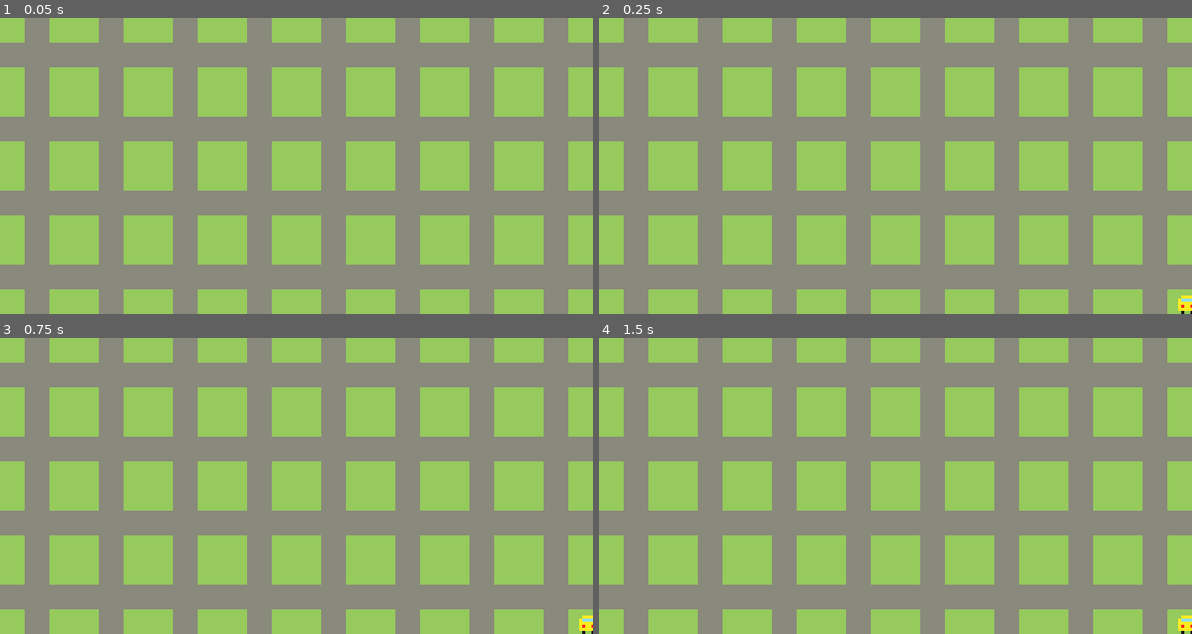
Above: before the commit, frames 1-4 (two rows, left to right).
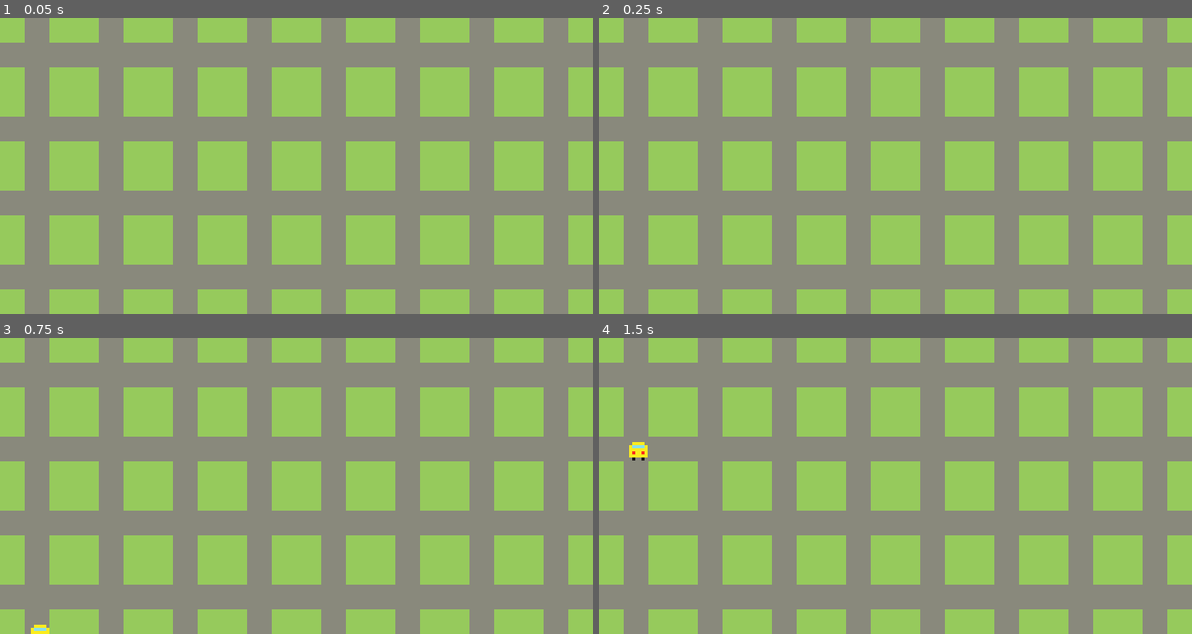
Above: after the commit, the same moments.

Repository: super-repair-bros/super-repair-bros
Game: Godot game, scene res://Scenes/level/level.tscn
Two runs of this game, one before a commit and one after it. Both use one fixed random seed, a clock stepped at 60 frames per second and the inputs below.
Inputs:
- Up to frame 1 (0.05 s): no input
- Up to frame 2 (0.25 s): no input
- Up to frame 3 (0.75 s): tap Enter at 0.5 s; hold D (right) from 0.53 s (still down)
- Up to frame 4 (1.5 s): tap Space at 1.25 s; release D (right) at 1.28 s; hold S (down) from 1.28 s (still down)

Frame 1 is identical in both runs. In frame 2, 0.1% of the frame differs, in the area x 97-100%, y 93-100%; in frame 3, 0.2%; in frame 4, 0.3%, in the area x 5-100%, y 35-100%.

Commit message:
only draw tiles on the viewport which is fixed

Diff:
--- a/Scenes/level/tiles.gd
+++ b/Scenes/level/tiles.gd
@@ -1,7 +1,7 @@
 extends TileMap
 
-export var levelwidht = 48
-export var levelheight = 48
+export var levelwidht = 8
+export var levelheight = 4
 
 # Called when the node enters the scene tree for the first time.
 func _ready():
